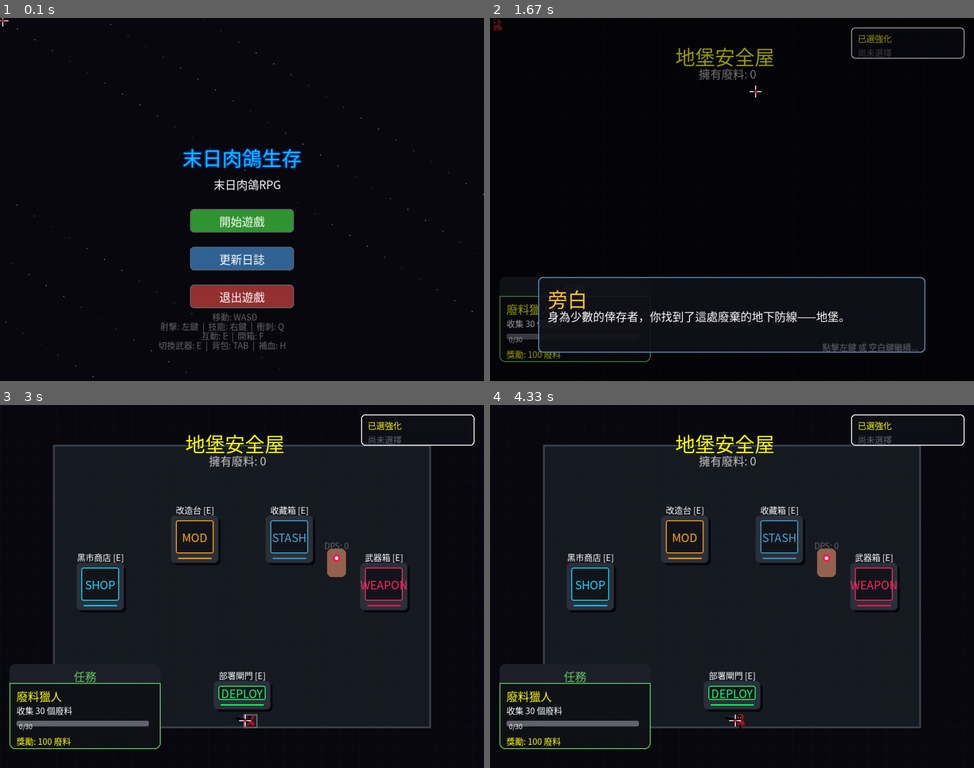
Above: before the commit, frames 1-4 (two rows, left to right).
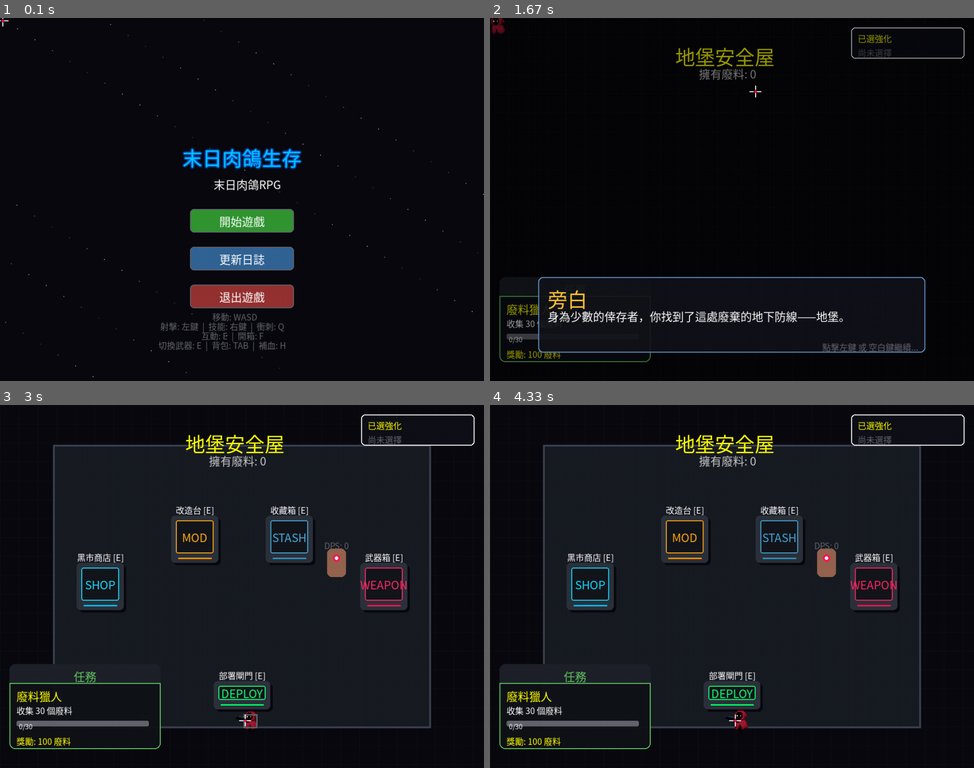
Above: after the commit, the same moments.

Repository: Bruse527/pygame-
Game: pygame game, started from pygame 專題遊戲B8.8末日機器人主題+劇情+優化.py
Same seed, same stepped clock (60 frames per second), same inputs: the game is played once before the commit and once after it.
Inputs (mouse positions are in pixels of both pictures, inside the frame that each line leads up to):
- Up to frame 1 (0.1 s): no input
- Up to frame 2 (1.67 s): press the mouse at (732, 221) at 0.37 s; move the mouse to (654, 250) at 0.47 s; release the mouse at (581, 282) at 0.6 s; press the mouse at (678, 224) at 0.7 s; move the mouse to (722, 250) at 0.8 s; release the mouse at (765, 275) at 0.93 s; tap Space at 1 s; click (756, 90) at 1.38 s
- Up to frame 3 (3 s): click (193, 644) at 1.72 s; click (319, 452) at 2.05 s; tap Space at 2.4, 2.7 s; click (246, 720) at 2.42 s; tap Q at 2.83 s
- Up to frame 4 (4.33 s): no input

The runs differ from the first frame. In frame 1, 0.5% of the frame differs, in the area x 37-63%, y 35-42%; in frame 2, less than 0.1%; in frame 3, less than 0.1%; in frame 4, less than 0.1%.

Commit message:
Add files via upload

Diff:
--- a/pygame 專題遊戲B8.8末日機器人主題+劇情+優化.py
+++ b/pygame 專題遊戲B8.8末日機器人主題+劇情+優化.py
@@ -128,15 +128,15 @@
 load_image("bullet_plasma", "bullet_plasma.png", (24, 24))  # 等離子子彈圖示
 load_image("enemy_bullet", "bullet_enemy.png", (18, 18))  # 敵人子彈圖示
 
-load_animation("player", "player", (40, 40))  # 玩家角色動畫
-load_animation("enemy_normal", "enemy_normal", (35, 35))  # 普通敵人動畫
-load_animation("enemy_elite", "enemy_elite", (50, 50))  # 菁英敵人動畫
-load_animation("enemy_kamikaze", "enemy_kamikaze", (35, 35)) # 自爆怪動畫
-load_animation("dummy", "dummy", (40, 60))  # 訓練假人動畫
-
-load_animation("boss_yellow", "boss_yellow", (100, 100))    # 第一隻 Boss
-load_animation("boss_charger", "boss_charger", (120, 120))  # 第二隻 Boss
-load_animation("boss_red", "boss_red", (130, 130))          # 第三隻 Boss
+load_animation("player", "player", (60, 60))  # 玩家角色動畫
+load_animation("enemy_normal", "enemy_normal", (55, 55))  # 普通敵人動畫
+load_animation("enemy_elite", "enemy_elite", (75, 75))  # 菁英敵人動畫
+load_animation("enemy_kamikaze", "enemy_kamikaze", (55, 55)) # 自爆怪動畫
+load_animation("dummy", "dummy", (50, 75))  # 訓練假人動畫
+
+load_animation("boss_yellow", "boss_yellow", (150, 150))    # 第一隻 Boss
+load_animation("boss_charger", "boss_charger", (180, 180))  # 第二隻 Boss
+load_animation("boss_red", "boss_red", (195, 195))          # 第三隻 Boss
 
 load_sound("dash", "dash.wav")  # 衝刺音效
 load_sound("hit", "hit.wav")  # 攻擊命中音效
@@ -512,7 +512,7 @@
         self.current_script = []
         self.index = 0
         self.previous_state = "MENU"
-    # 開始一段對話腳本，並記錄之前的遊戲狀態以便結束後恢復
+
     def start(self, script_key, prev_state):
         if script_key not in STORY_SCRIPTS: return
         self.current_script = STORY_SCRIPTS[script_key]
@@ -521,8 +521,10 @@
         self.previous_state = prev_state
         global game_state
         game_state = "DIALOGUE"  # 切換到對話狀態，凍結遊戲
-    # 前進對話腳本，結束後回到之前的遊戲狀態
+        play_sound("exp")        # 對話彈出時的提示音效
+
     def next_line(self):
+        play_sound("exp")        # 玩家點擊下一句時的按鍵音效
         self.index += 1
         if self.index >= len(self.current_script):
             self.active = False
@@ -3223,11 +3225,16 @@
         glow_color = (0, 100, 255, 50)
         glow_surface = pygame.Surface((WIDTH, HEIGHT), pygame.SRCALPHA)
         title = large_font.render("末日肉鴿生存", True, BLUE)
-        glow_surface.blit(title, (WIDTH//2 - title.get_width()//2, HEIGHT//2 - 120))
+        title_glow = large_font.render("末日肉鴿生存", True, (0, 100, 255))
+        title_glow.set_alpha(80) # 設定半透明
+        title_x, title_y = WIDTH//2 - title.get_width()//2, HEIGHT//2 - 120
+
+        # 畫出 8 個方向的光暈
         for offset in [(-2, -2), (-2, 2), (2, -2), (2, 2), (0, -3), (0, 3), (-3, 0), (3, 0)]:
-            glow_copy = glow_surface.copy(); glow_copy.fill(glow_color, special_flags=pygame.BLEND_RGBA_MULT)
-            screen.blit(glow_copy, offset)
-        screen.blit(title, (WIDTH//2 - title.get_width()//2, HEIGHT//2 - 120))
+            screen.blit(title_glow, (title_x + offset[0], title_y + offset[1]))
+
+        # 畫出主文字
+        screen.blit(title, (title_x, title_y))
         screen.blit(font.render("末日肉鴿RPG", True, WHITE), (WIDTH//2 - 60, HEIGHT//2 - 50))
 
         draw_hover_button(screen, start_button, "開始遊戲", (50, 150, 50), (100, 200, 100))
